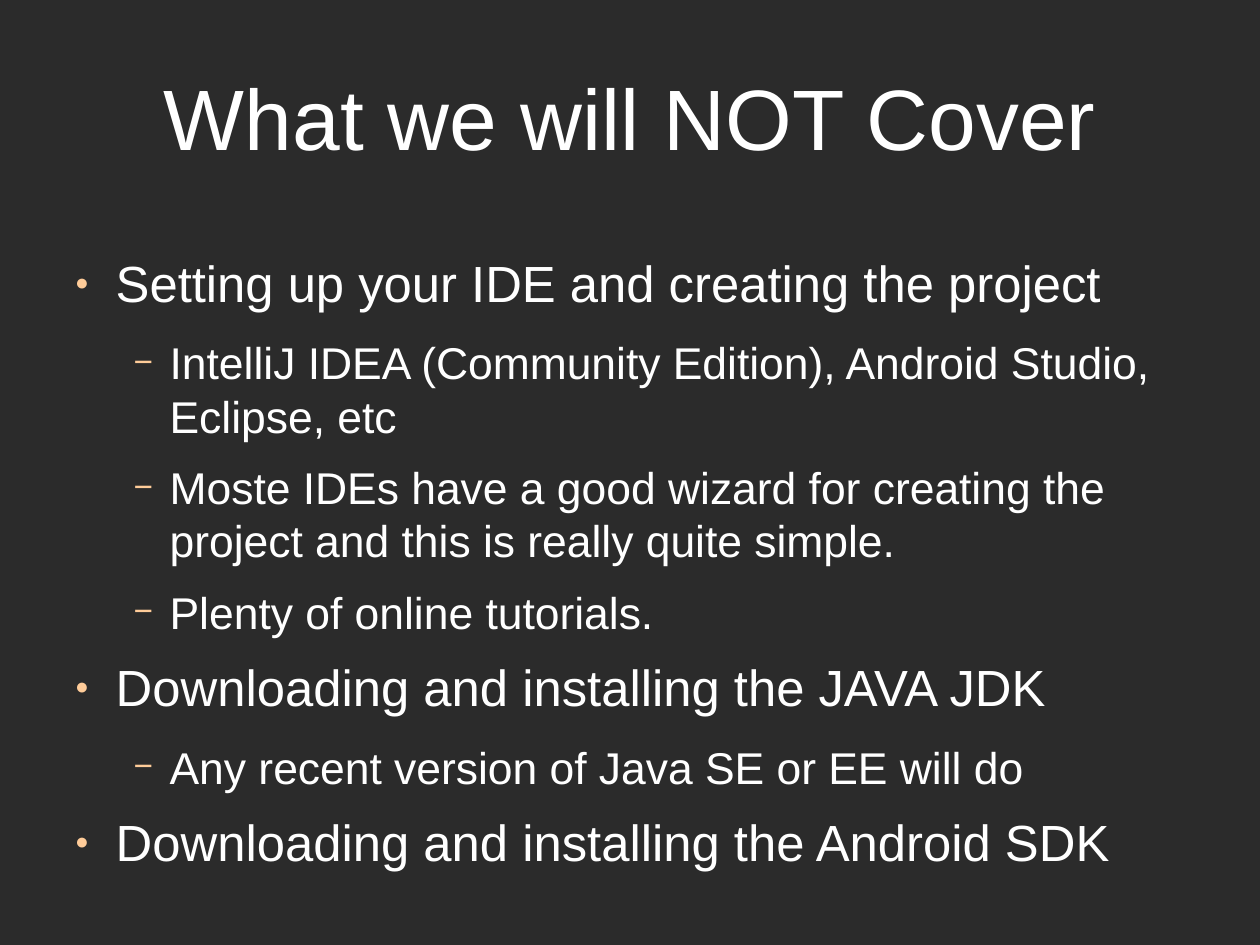
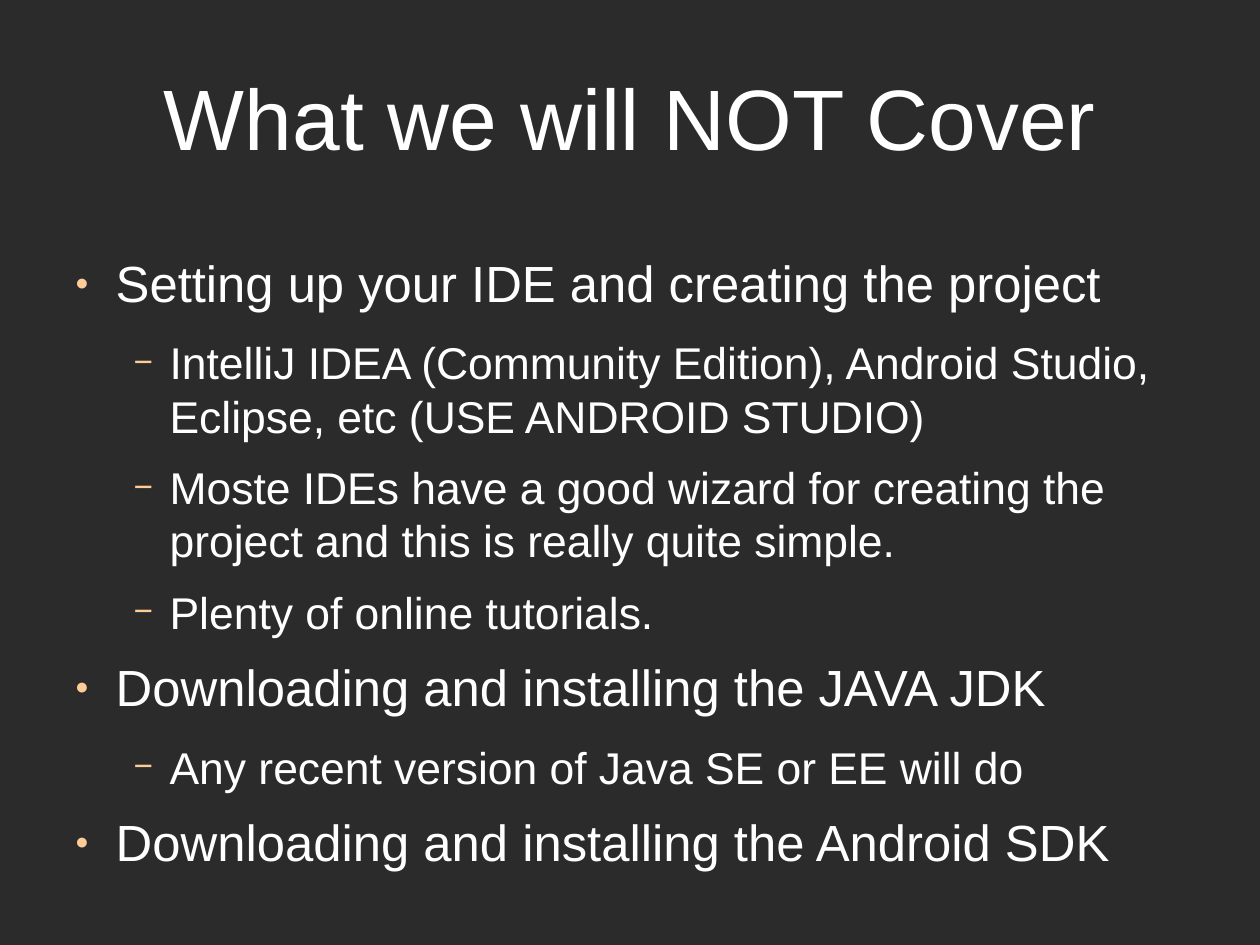
Before and after one commit to alphonzo79/HelloAndroidExample, a slide deck: slide 1 of HelloAndroidPresentationSlides.odp. Drawn at 1260x945 pixels with LibreOffice and Linux fonts; fonts in the diff are those of the drawing; background and template pictures are left out; a plain dark background stands for a picture behind light text. Boxes give left, top, right and bottom in pixels: in the first picture for what was removed or moved away, otherwise in the second. Text is boxed around its words. In the diff, an @@ line names an element or a change of style, - is before the commit and + after.

```diff
--- a/HelloAndroidPresentationSlides.odp
+++ b/HelloAndroidPresentationSlides.odp
@@ text at [170,346,1149,442]: text changed @@
-  − IntelliJ IDEA (Community Edition), Android Studio, Eclipse, etc
+  − IntelliJ IDEA (Community Edition), Android Studio, Eclipse, etc (USE ANDROID STUDIO)
```
Also in this commit, not shown: 3 other slides changed, 4 slides added, 2 slides removed, 3 other files.
